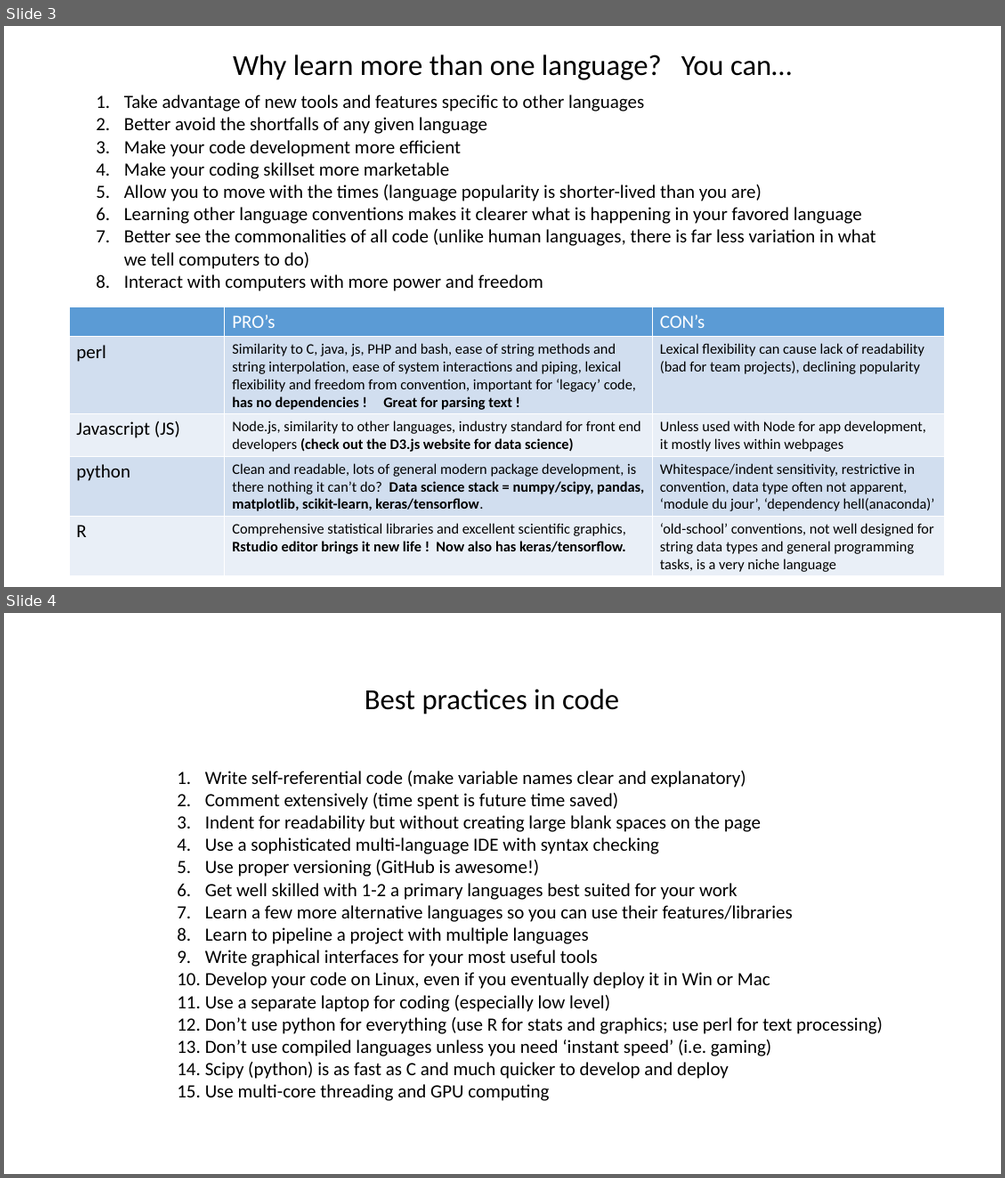
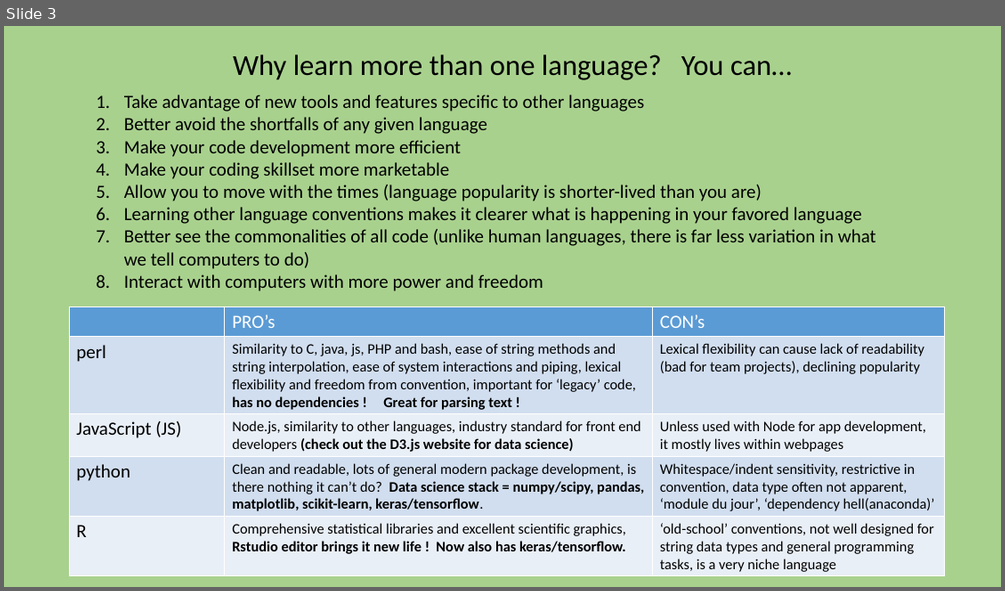
Before and after one commit to gbabbitt/RocASAsamples, a slide deck: UPSTAT-2012_tutorial.pptx. Shown one above the other, each under a label of ours: slides 3 and 4 before the commit, slide 3 after it. The pictures are 1005x1178 and 1005x591 pixels, drawn with LibreOffice and Linux fonts; fonts in the diff are those of the drawing. Boxes give left, top, right and bottom in pixels: in the first picture for what was removed or moved away, otherwise in the second. Text is boxed around its words. In the diff, an @@ line names an element or a change of style, - is before the commit and + after.

```diff
--- a/UPSTAT-2012_tutorial.pptx
+++ b/UPSTAT-2012_tutorial.pptx
@@ slide 4 removed at [4,613,1001,1174], background #FFFFFF @@
@@ text removed at [364,689,619,714] @@
-Best practices in code
@@ text removed at [205,771,882,1101] @@
-1. Write self-referential code (make variable names clear and explanatory)
-2. Comment extensively (time spent is future time saved)
-3. Indent for readability but without creating large blank spaces on the page
-4. Use a sophisticated multi-language IDE with syntax checking
-5. Use proper versioning (GitHub is awesome!)
-6. Get well skilled with 1-2 a primary languages best suited for your work
-7. Learn a few more alternative languages so you can use their features/libraries
-8. Learn to pipeline a project with multiple languages
-9. Write graphical interfaces for your most useful tools
-10. Develop your code on Linux, even if you eventually deploy it in Win or Mac
-11. Use a separate laptop for coding (especially low level)
-12. Don’t use python for everything (use R for stats and graphics; use perl for text processing)
-13. Don’t use compiled languages unless you need ‘instant speed’ (i.e. gaming)
-14. Scipy (python) is as fast as C and much quicker to develop and deploy
-15. Use multi-core threading and GPU computing
@@ slide 3 changed as well @@
@@ background #FFFFFF to #A9D18E @@
@@ table at [69,306,944,576] @@
-row 3, column 1: Javascript (JS)
+row 3, column 1: JavaScript (JS)
```
Also in this commit, not shown: 11 other slides changed, 1 slide added.
